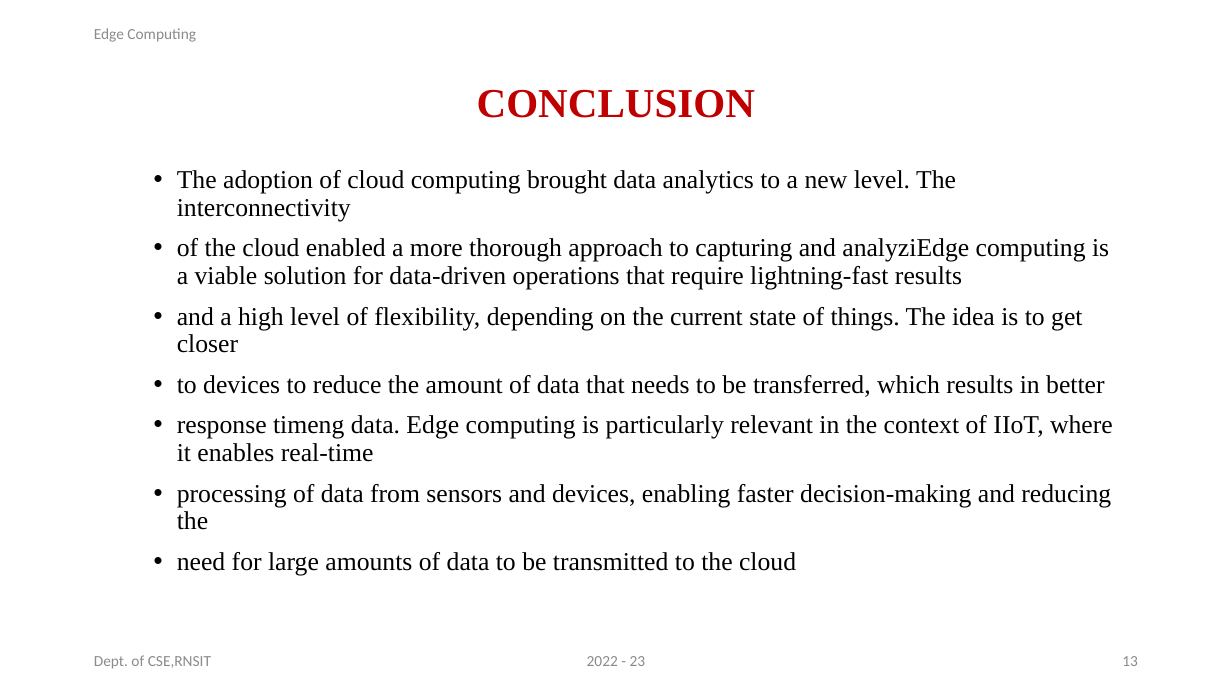
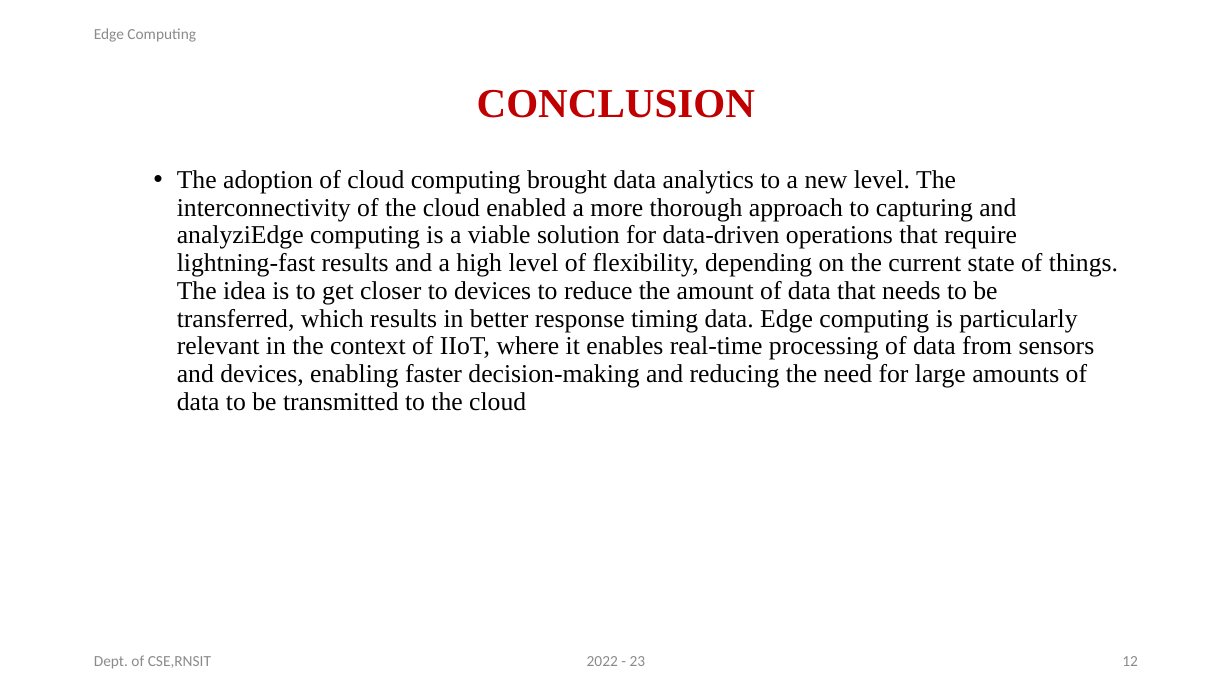
Before and after one commit to Nitish36/Technical_Seminar, a slide deck: slide 12 of Technical Seminar Presentation PPT format _BE_2023.pptx (slide 13 before the commit). Drawn at 1232x693 pixels with LibreOffice and Linux fonts; fonts in the diff are those of the drawing. Boxes give left, top, right and bottom in pixels: in the first picture for what was removed or moved away, otherwise in the second. Text is boxed around its words. In the diff, an @@ line names an element or a change of style, - is before the commit and + after.

```diff
--- a/Technical Seminar Presentation PPT format _BE_2023.pptx
+++ b/Technical Seminar Presentation PPT format _BE_2023.pptx
@@ text at [177,170,1118,411]: text changed @@
-• The adoption of cloud computing brought data analytics to a new level. The interconnectivity
-• of the cloud enabled a more thorough approach to capturing and analyziEdge computing is a viable solution for data-driven operations that require lightning-fast results
-• and a high level of flexibility, depending on the current state of things. The idea is to get closer
-• to devices to reduce the amount of data that needs to be transferred, which results in better
-• response timeng data. Edge computing is particularly relevant in the context of IIoT, where it enables real-time
-• processing of data from sensors and devices, enabling faster decision-making and reducing the
-• need for large amounts of data to be transmitted to the cloud
+• The adoption of cloud computing brought data analytics to a new level. The interconnectivity of the cloud enabled a more thorough approach to capturing and analyziEdge computing is a viable solution for data-driven operations that require lightning-fast results and a high level of flexibility, depending on the current state of things. The idea is to get closer to devices to reduce the amount of data that needs to be transferred, which results in better response timing data. Edge computing is particularly relevant in the context of IIoT, where it enables real-time processing of data from sensors and devices, enabling faster decision-making and reducing the need for large amounts of data to be transmitted to the cloud
@@ page number at [1122,656,1138,666]: text changed @@
-13
+12
```
Also in this commit, not shown: 3 other slides changed, 1 slide removed, 11 other files.
